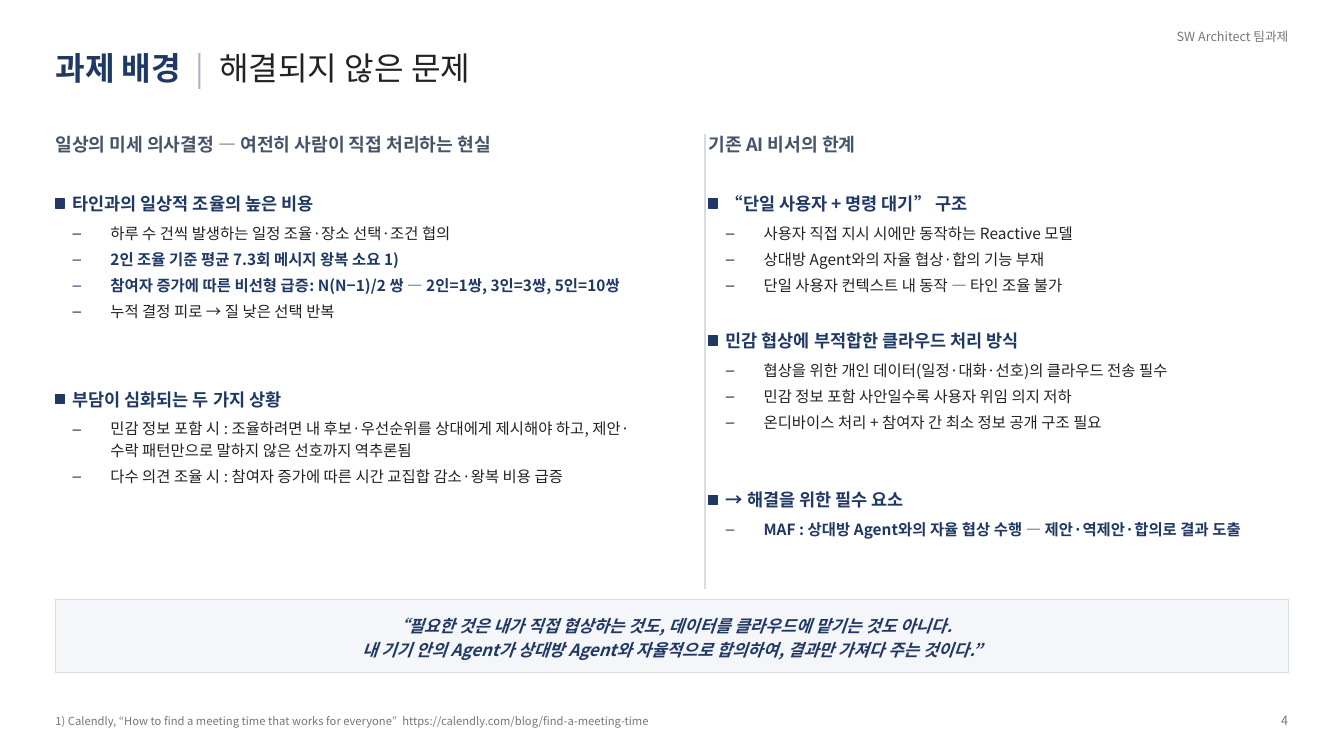
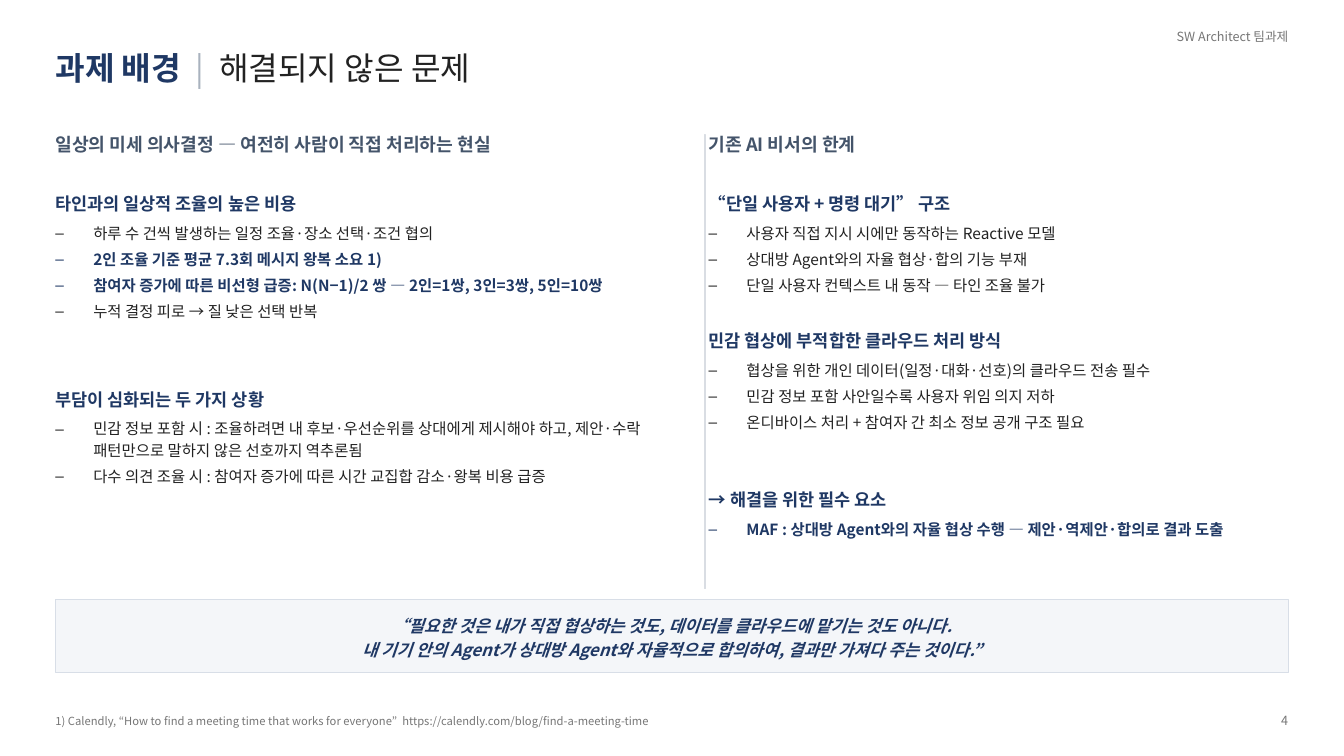
Before and after one commit to byeol07-mom/architect-teamproject, a slide deck: slide 1 of docs/slides/과제배경-정정본.pptx. Drawn at 1344x756 pixels with LibreOffice and Linux fonts; fonts in the diff are those of the drawing. Boxes give left, top, right and bottom in pixels: in the first picture for what was removed or moved away, otherwise in the second. Text is boxed around its words. In the diff, an @@ line names an element or a change of style, - is before the commit and + after.

```diff
--- a/docs/slides/과제배경-정정본.pptx
+++ b/docs/slides/과제배경-정정본.pptx
@@ text "타인과의 일상적 조율의 높은 비용" moved from (x1=73, y1=195, x2=313, y2=212) to (x1=55, y1=195, x2=296, y2=212) @@
@@ rectangle removed at (x1=55, y1=200, x2=65, y2=209) @@
@@ text "“단일 사용자 + 명령 대기” ..." moved from (x1=726, y1=195, x2=967, y2=212) to (x1=709, y1=195, x2=950, y2=212) @@
@@ rectangle removed at (x1=709, y1=200, x2=718, y2=209) @@
@@ text "하루 수 건씩 발생하는 일정 ..." moved from (x1=110, y1=226, x2=620, y2=319) to (x1=93, y1=226, x2=603, y2=319) @@
@@ text "사용자 직접 지시 시에만 동작하는 ..." moved from (x1=764, y1=226, x2=1072, y2=293) to (x1=746, y1=226, x2=1055, y2=293) @@
@@ text "민감 협상에 부적합한 클라우드 처리 ..." moved from (x1=726, y1=332, x2=1019, y2=349) to (x1=709, y1=332, x2=1001, y2=349) @@
@@ text "협상을 위한 개인 데이터(일정·대화·선호)의 클라우드 ..." moved from (x1=764, y1=363, x2=1167, y2=430) to (x1=746, y1=363, x2=1150, y2=430) @@
@@ rectangle removed at (x1=709, y1=336, x2=718, y2=345) @@
@@ text "부담이 심화되는 두 가지 상황" moved from (x1=73, y1=391, x2=281, y2=408) to (x1=55, y1=391, x2=264, y2=408) @@
@@ text "민감 정보 포함 시 : ..." rewrapped from (x1=110, y1=421, x2=629, y2=484) to (x1=93, y1=421, x2=640, y2=484) @@
@@ rectangle removed at (x1=55, y1=395, x2=65, y2=404) @@
@@ text "→ 해결을 위한 필수 요소" moved from (x1=747, y1=491, x2=904, y2=508) to (x1=730, y1=491, x2=886, y2=508) @@
@@ rectangle removed at (x1=709, y1=496, x2=718, y2=505) @@
@@ text "MAF : 상대방 Agent와의 자율 ..." moved from (x1=764, y1=522, x2=1240, y2=539) to (x1=746, y1=522, x2=1223, y2=539) @@
```
Also in this commit, not shown: 2 other slides changed, 1 other file.
